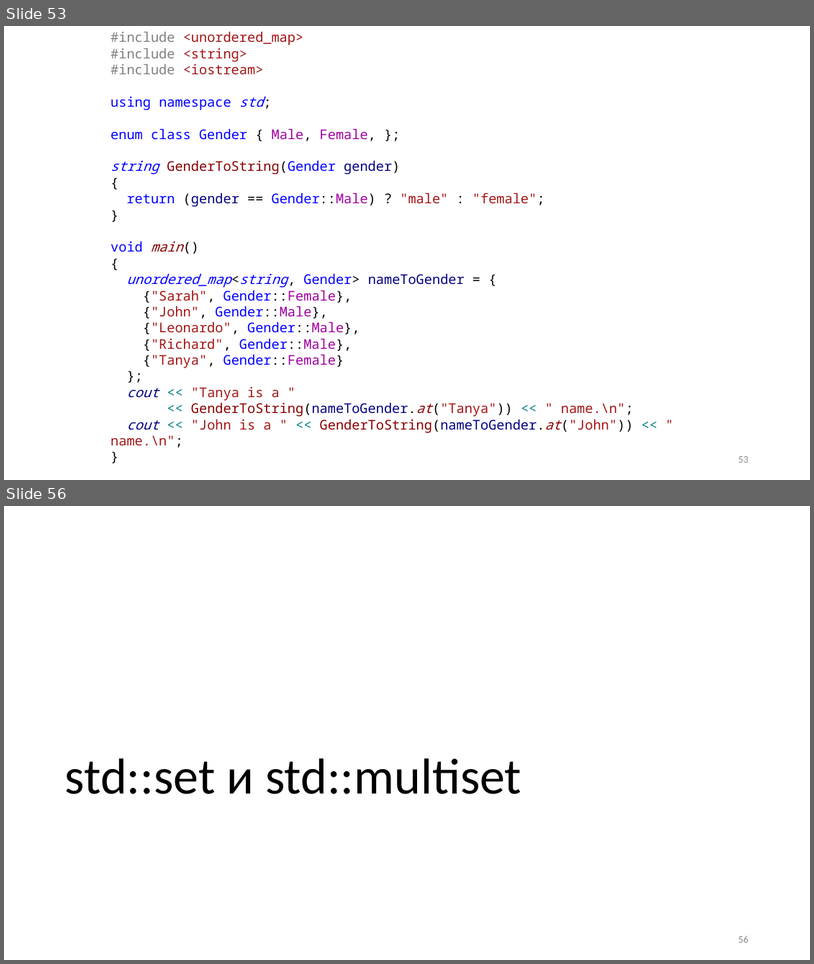
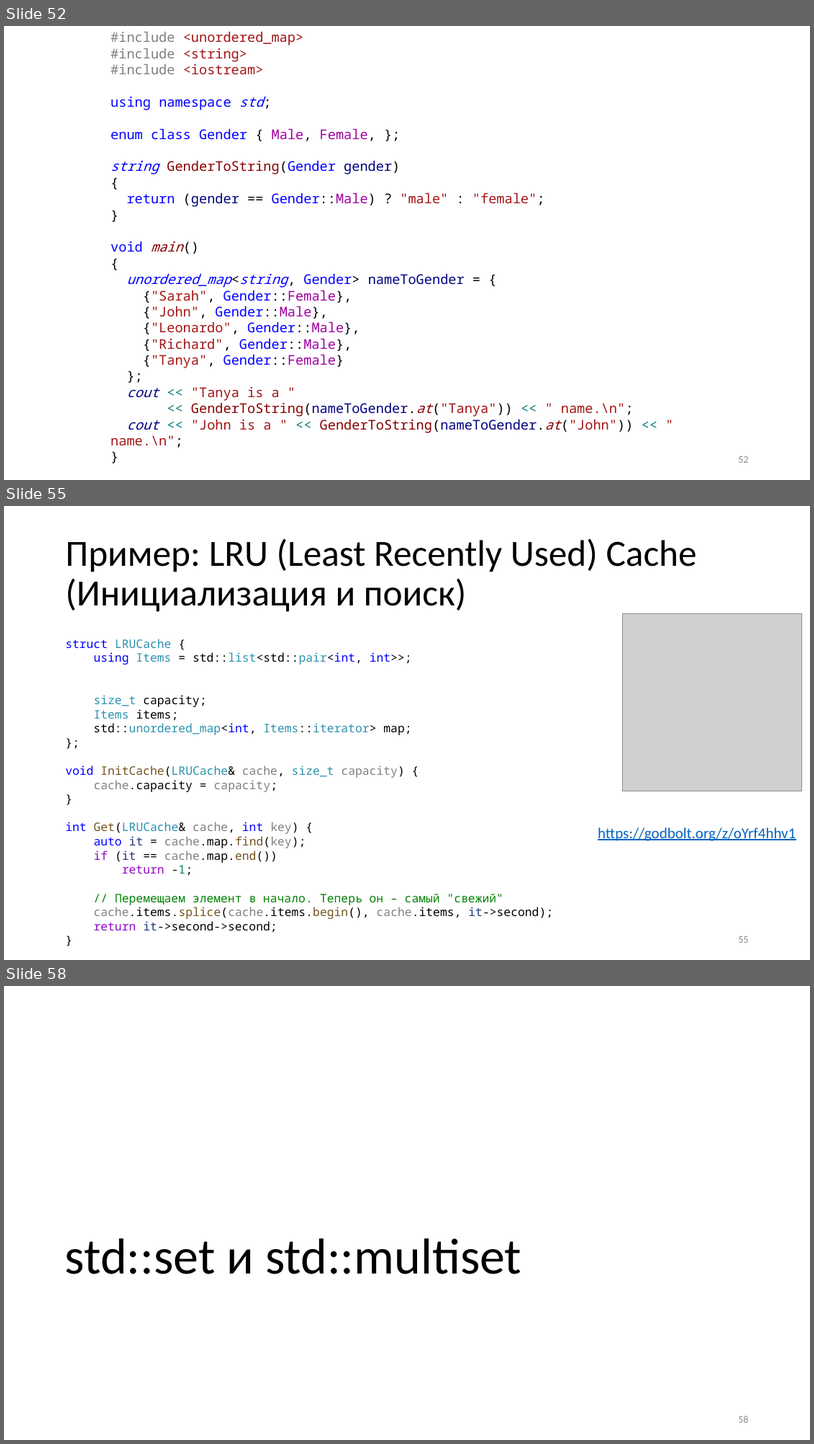
Before and after one commit to alexey-malov/oop, a slide deck: lectures/01/Стандартная библиотека.pptx. Shown one above the other, each under a label of ours: slides 53 and 56 before the commit, slides 52, 55 and 58 after it; the slides between them are not shown. The pictures are 814x964 and 814x1444 pixels, drawn with LibreOffice and Linux fonts; fonts in the diff are those of the drawing; grey boxes stand for pictures. Boxes give left, top, right and bottom in pixels: in the first picture for what was removed or moved away, otherwise in the second. Text is boxed around its words. In the diff, an @@ line names an element or a change of style, - is before the commit and + after.

```diff
--- a/lectures/01/Стандартная библиотека.pptx
+++ b/lectures/01/Стандартная библиотека.pptx
@@ slide 55 added at <box>4,506,810,960</box>, background #FFFFFF @@
@@ title added at <box>65,538,697,612</box>, 44 pt, text #000000 @@
+Пример: LRU (Least Recently Used) Cache (Инициализация и поиск)
@@ picture added at <box>623,614,802,791</box> @@
@@ text added at <box>65,638,553,932</box>, 14 pt, text #000000 @@
+struct LRUCache {
+using Items = std::list<std::pair<int, int>>;
+size_t capacity;
+Items items;
+std::unordered_map<int, Items::iterator> map;
+};
+void InitCache(LRUCache& cache, size_t capacity) {
+cache.capacity = capacity;
+}
+int Get(LRUCache& cache, int key) {
+auto it = cache.map.find(key);
+if (it == cache.map.end())
+return -1;
+// Перемещаем элемент в начало. Теперь он – самый "свежий"
+cache.items.splice(cache.items.begin(), cache.items, it->second);
+return it->second->second;
+}
@@ text added at <box>598,827,796,841</box>, 18 pt, text #0563C1, underline @@
+https://godbolt.org/z/oYrf4hhv1
@@ page number added at <box>738,936,748,942</box>, 12 pt, text #8C8C8C @@
+55
@@ what was slide 53 is now slide 52 @@
@@ what was slide 56 is now slide 58 @@
```
Also in this commit, not shown: 7 slides changed, 11 other slides added, 6 slides removed.
